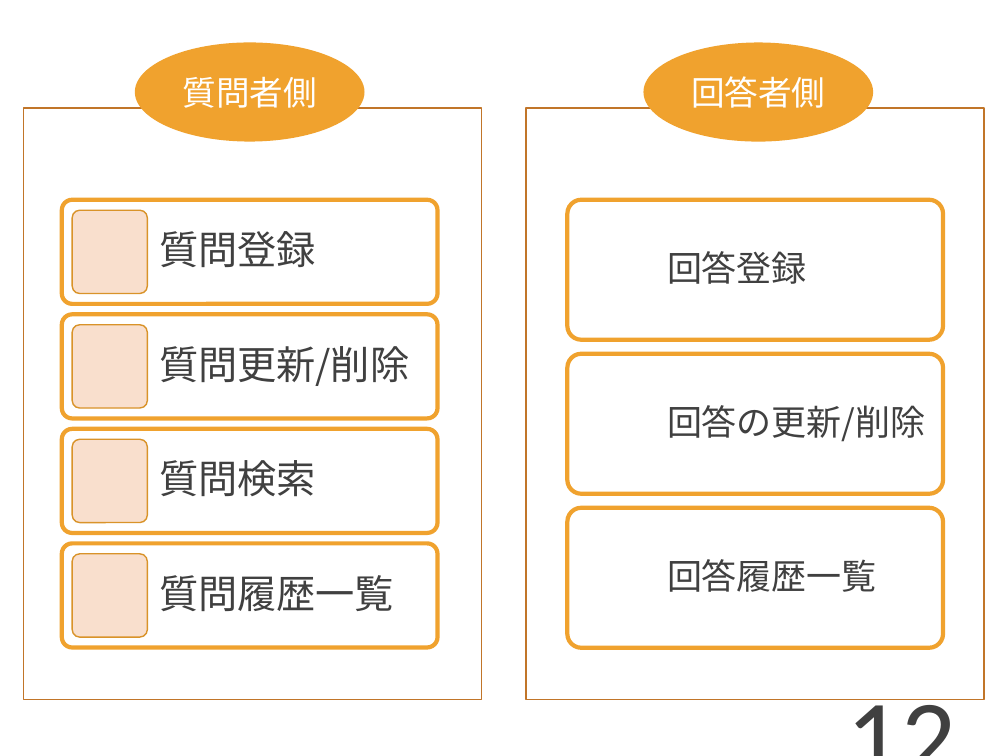
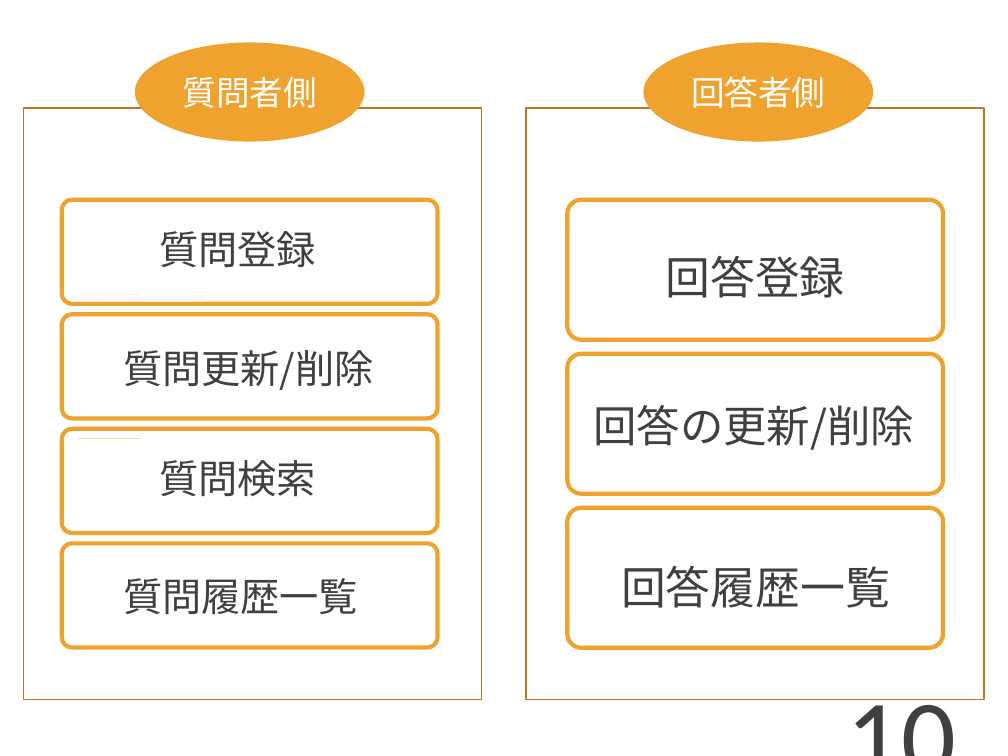
Before and after one commit to DOJO-2021/D-2, a slide deck: slide 10 of documents/プレゼン/Knowledge Holder_清書版.pptx (slide 12 before the commit). Drawn at 1008x756 pixels with LibreOffice and Linux fonts; fonts in the diff are those of the drawing. Boxes give left, top, right and bottom in pixels: in the first picture for what was removed or moved away, otherwise in the second. Text is boxed around its words. In the diff, an @@ line names an element or a change of style, - is before the commit and + after.

```diff
--- a/documents/プレゼン/Knowledge Holder_清書版.pptx
+++ b/documents/プレゼン/Knowledge Holder_清書版.pptx
@@ rectangle added at (65,208,150,294), fill #FFFFFF, outline #FFFFFF 1 pt @@
@@ text "回答登録" at (666,256,845,298): size 25 to 32 pt; alignment left to centre; line spacing 0.9 to 1; less space between paragraphs; vertical alignment middle to top @@
@@ rectangle added at (67,324,152,410), fill #FFFFFF, outline #FFFFFF 1 pt @@
@@ text "質問更新/削除": place and size @@
-text "質問更新/削除" at (159,346,409,386)
+text "質問更新/削除" at (123,350,373,390)
@@ text "質問更新/削除" at (123,350,373,390): line spacing 0.9 to 1; less space between paragraphs; vertical alignment middle to top @@
@@ text "回答の更新/削除": place and size @@
-text "回答の更新/削除" at (667,405,925,442)
+text "回答の更新/削除" at (593,405,913,450)
@@ text "回答の更新/削除" at (593,405,913,450): size 25 to 31 pt; line spacing 0.9 to 1; less space between paragraphs; vertical alignment middle to top @@
@@ rectangle added at (65,439,150,526), fill #FFFFFF, outline #FFFFFF 1 pt @@
@@ rectangle added at (71,552,156,639), fill #FFFFFF, outline #FFFFFF 1 pt @@
@@ text "質問履歴一覧" at (123,578,358,614): line spacing 0.9 to 1; less space between paragraphs; vertical alignment middle to top @@
@@ text "質問履歴一覧": place and size @@
-text "質問履歴一覧" at (159,575,394,611)
+text "質問履歴一覧" at (123,578,358,614)
@@ text "回答履歴一覧": place and size @@
-text "回答履歴一覧" at (667,559,877,592)
+text "回答履歴一覧" at (621,566,890,608)
@@ text "回答履歴一覧" at (621,566,890,608): size 25 to 32 pt; line spacing 0.9 to 1; less space between paragraphs; vertical alignment middle to top @@
@@ page number at (725,648,967,756): text changed @@
-12
+10
```
Also in this commit, not shown: 5 other slides changed, 8 slides added, 4 slides removed.
